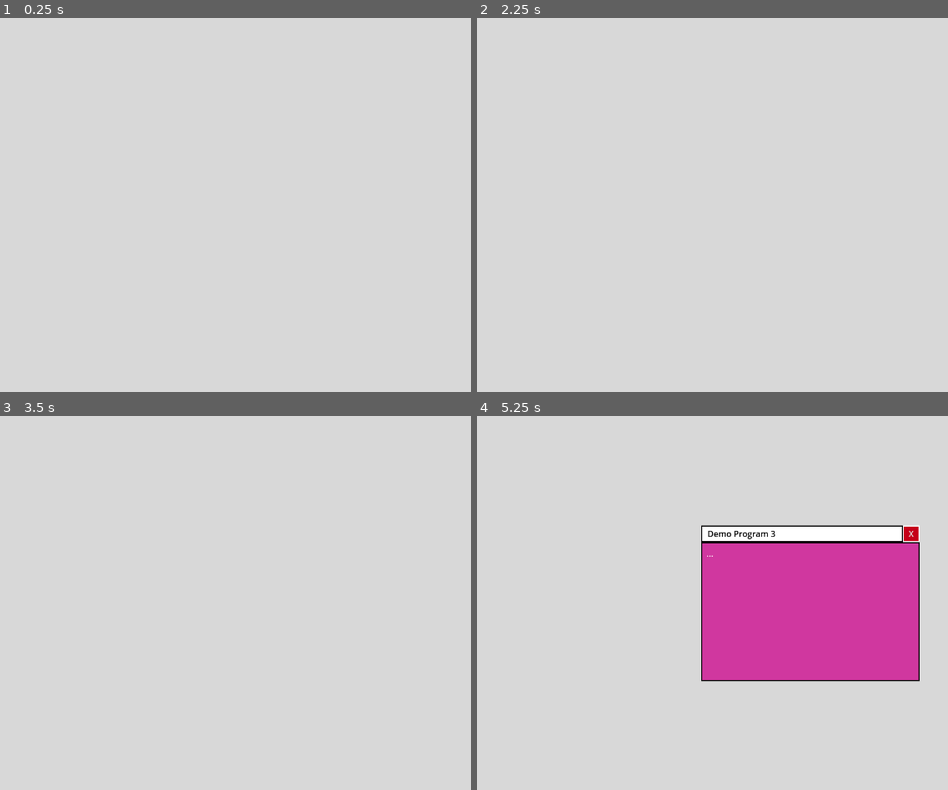
Above: before the commit, frames 1-4 (two rows, left to right).
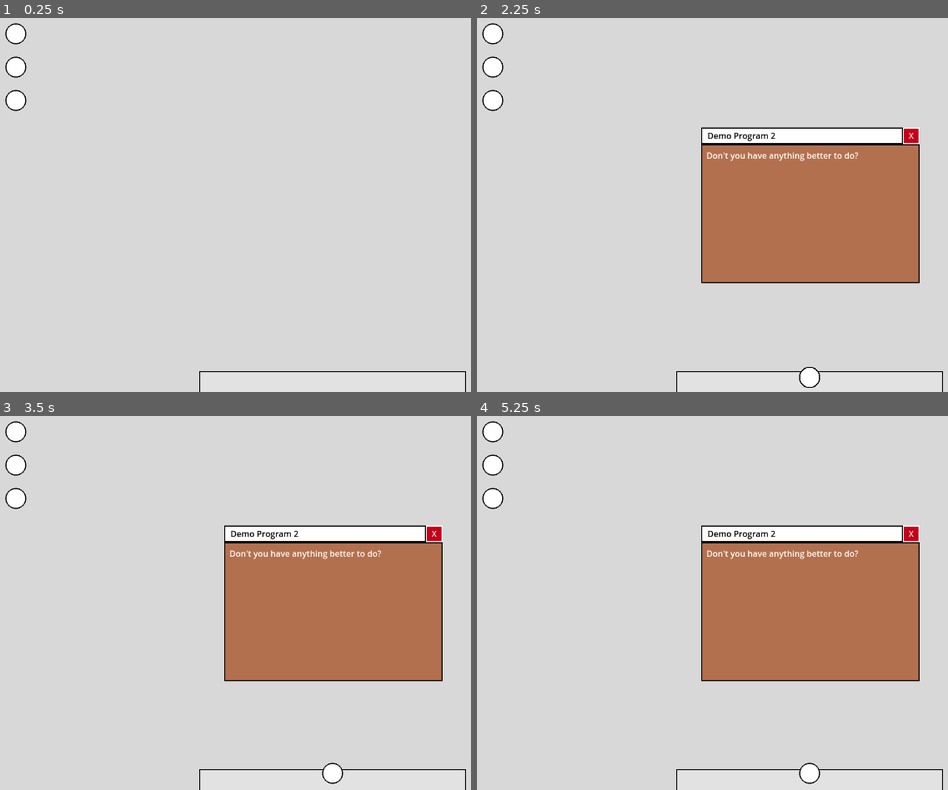
Above: after the commit, the same moments.

Repository: MunnChai/GMTKGameJam2025
Game: Godot game, scene res://desktop/desktop.tscn
Same seed, same stepped clock (60 frames per second), same inputs: the game is played once before the commit and once after it. The project has no main scene, so this scene is started directly.
Inputs (mouse positions are in pixels of both pictures, inside the frame that each line leads up to):
- Up to frame 1 (0.25 s): no input
- Up to frame 2 (2.25 s): click (491, 32) at 0.52 s; click (910, 133) at 1.25 s, where only the run after the commit has a clickable "X"; click (491, 32) at 2.02 s
- Up to frame 3 (3.5 s): click (334, 775) at 2.77 s
- Up to frame 4 (5.25 s): tap Enter at 3.5, 5 s; move the mouse to (outside the picture) at 3.52 s; hold Right mouse button (rmb) 3.53-4.28 s; tap Space at 4.25 s; move the mouse to (674, 621) at 4.27 s; click (674, 621) at 4.35 s; right-click (674, 621) at 4.55 s; move the mouse to (877, 520) at 5.02 s; hold Right mouse button (rmb) from 5.03 s (still down)

The runs differ from the first frame. In frame 1, 0.7% of the frame differs, in the area x 1-99%, y 1-100%; in frame 2, 20%; in frame 3, 20%; in frame 4, 18%.

Commit message:
Add shortcut icons and task bar

Diff:
--- a/game/gmtkgamejam2025/desktop/desktop.gd
+++ b/game/gmtkgamejam2025/desktop/desktop.gd
@@ -8,6 +8,10 @@
 ## - Your taskbar, and what there is
 ## - Other misc. desktop details
 ## ---
+
+## TODO:
+## - Make closing windows stay on top while playing close animation
+## - Add shadows to windows
 
 ## Registry of Window Program ID to PackedScene
 @export var window_packed_scenes: Dictionary[StringName, PackedScene]
@@ -25,14 +29,11 @@
 func _ready() -> void:
 	instance = self
 
+## When we press left mouse button, bring the hovered window to front
 func _input(event: InputEvent) -> void:
 	if event.is_action_pressed(&"lmb"):
 		if has_hovered_window():
 			bring_to_front(get_hovered_window())
-
-func _unhandled_input(event: InputEvent) -> void:
-	if event.is_action_pressed(&"rmb"):
-		execute(&"hello_world", {})
 
 #region GUI PROGRAM EXECUTION
 
@@ -40,9 +41,13 @@
 ## passing the specified param dictionary to the boot sequence
 ## Returns the window after execution
 func execute(id: StringName, args: Dictionary = {}) -> DesktopWindow:
+	## Make the window
 	var window: DesktopWindow = window_packed_scenes.get(id).instantiate()
 	%Windows.add_child(window)
+	## Boot!
 	window.boot(args)
+	## Add a task bar icon...
+	%TaskBar.add_task(window)
 	return window
 
 #endregion
@@ -98,6 +103,9 @@
 func close_window(window: DesktopWindow) -> void:
 	if not has_window(window) or window.is_closing:
 		return
+
+	%TaskBar.remove_task(window)
+
 	var index = get_index_of_window(window)
 	windows.erase(window)
 	window.close_self()
--- a/game/gmtkgamejam2025/desktop/desktop.tscn
+++ b/game/gmtkgamejam2025/desktop/desktop.tscn
@@ -1,7 +1,9 @@
-[gd_scene load_steps=3 format=3 uid="uid://baai2h5kog4i6"]
+[gd_scene load_steps=5 format=3 uid="uid://baai2h5kog4i6"]
 
 [ext_resource type="Script" uid="uid://cqjrvgo3y4e3h" path="res://desktop/desktop.gd" id="1_cg3fv"]
 [ext_resource type="PackedScene" uid="uid://lysrnk033b8v" path="res://desktop/window/test_window/test_window.tscn" id="2_87qqj"]
+[ext_resource type="PackedScene" uid="uid://bf2h01ok52xw4" path="res://desktop/shortcut_icon/shortcut_icon.tscn" id="3_py4qr"]
+[ext_resource type="PackedScene" uid="uid://bgj7bok1k4k1n" path="res://desktop/task_bar/task_bar.tscn" id="4_xkt3d"]
 
 [node name="Desktop" type="Node2D"]
 script = ExtResource("1_cg3fv")
@@ -9,22 +11,74 @@
 &"hello_world": ExtResource("2_87qqj")
 })
 
-[node name="DesktopBg" type="ColorRect" parent="."]
+[node name="CanvasLayer" type="CanvasLayer" parent="."]
+
+[node name="DesktopBg" type="ColorRect" parent="CanvasLayer"]
 anchors_preset = 8
 anchor_left = 0.5
 anchor_top = 0.5
 anchor_right = 0.5
 anchor_bottom = 0.5
-offset_left = -2500.0
-offset_top = -2500.0
-offset_right = 2500.0
-offset_bottom = 2500.0
+offset_left = -3140.0
+offset_top = -2860.0
+offset_right = 1860.0
+offset_bottom = 2140.0
 grow_horizontal = 2
 grow_vertical = 2
 mouse_filter = 2
 color = Color(0.845329, 0.845329, 0.845329, 1)
 
-[node name="Camera2D" type="Camera2D" parent="."]
+[node name="TaskBar" parent="CanvasLayer" instance=ExtResource("4_xkt3d")]
+unique_name_in_owner = true
+anchors_preset = 7
+anchor_left = 0.5
+anchor_top = 1.0
+anchor_right = 0.5
+anchor_bottom = 1.0
+grow_horizontal = 2
+grow_vertical = 0
 
-[node name="Windows" type="Node2D" parent="."]
+[node name="DesktopIcons" type="MarginContainer" parent="CanvasLayer"]
+anchors_preset = 15
+anchor_right = 1.0
+anchor_bottom = 1.0
+grow_horizontal = 2
+grow_vertical = 2
+mouse_filter = 2
+theme_override_constants/margin_left = 32
+theme_override_constants/margin_top = 32
+theme_override_constants/margin_right = 32
+theme_override_constants/margin_bottom = 32
+
+[node name="VBoxContainer" type="VBoxContainer" parent="CanvasLayer/DesktopIcons"]
+layout_mode = 2
+size_flags_horizontal = 0
+size_flags_vertical = 0
+mouse_filter = 2
+theme_override_constants/separation = 64
+
+[node name="ShortcutIcon" parent="CanvasLayer/DesktopIcons/VBoxContainer" instance=ExtResource("3_py4qr")]
+layout_mode = 2
+
+[node name="ShortcutIcon2" parent="CanvasLayer/DesktopIcons/VBoxContainer" instance=ExtResource("3_py4qr")]
+layout_mode = 2
+args = Dictionary[StringName, Variant]({
+&"text": "This was shortcut no. 2"
+})
+
+[node name="ShortcutIcon3" parent="CanvasLayer/DesktopIcons/VBoxContainer" instance=ExtResource("3_py4qr")]
+layout_mode = 2
+args = Dictionary[StringName, Variant]({
+&"color": Color(1, 1, 1, 1)
+})
+
+[node name="Windows" type="Control" parent="CanvasLayer"]
 unique_name_in_owner = true
+layout_mode = 3
+anchors_preset = 8
+anchor_left = 0.5
+anchor_top = 0.5
+anchor_right = 0.5
+anchor_bottom = 0.5
+grow_horizontal = 2
+grow_vertical = 2
--- /dev/null
+++ b/game/gmtkgamejam2025/desktop/shortcut_icon/shortcut_icon.gd
@@ -0,0 +1,44 @@
+class_name ShortcutIcon
+extends Control
+
+## ---
+## SHORTCUT ICON
+## A shortcut icon, that is either one of:
+## - Always opening a new instance of a given application
+## - Always maximizing a specific instance of a given application
+## - Opening if no instance, and going to the instance if there is
+## ---
+
+enum IconType {
+	BOOT_NEW,
+	INSTANCE,
+	BOOT_AND_INSTANCE,
+}
+
+@export var app_id: StringName = &"hello_world"
+@export var type: IconType = IconType.BOOT_NEW
+@export var args: Dictionary[StringName, Variant]
+var window_instance: DesktopWindow
+
+func _ready() -> void:
+	%Button.pressed.connect(_on_pressed)
+
+func _on_pressed() -> void:
+	trigger()
+
+## Trigger this shortcut
+func trigger() -> void:
+	match type:
+		IconType.BOOT_NEW:
+			if Desktop.is_instanced():
+				Desktop.instance.execute(app_id, args) ## TODO: How to supply arguments?
+		IconType.INSTANCE:
+			if window_instance:
+				if Desktop.is_instanced():
+					Desktop.instance.bring_to_front(window_instance)
+		IconType.BOOT_AND_INSTANCE:
+			if Desktop.is_instanced():
+				if not window_instance:
+					window_instance = Desktop.instance.execute(app_id, args)
+				else:
+					Desktop.instance.bring_to_front(window_instance)
--- /dev/null
+++ b/game/gmtkgamejam2025/desktop/shortcut_icon/shortcut_icon.tscn
@@ -0,0 +1,62 @@
+[gd_scene load_steps=9 format=3 uid="uid://bf2h01ok52xw4"]
+
+[ext_resource type="Script" uid="uid://baqi0xt5imkpu" path="res://desktop/shortcut_icon/shortcut_icon.gd" id="1_npcrg"]
+
+[sub_resource type="StyleBoxFlat" id="StyleBoxFlat_npcrg"]
+bg_color = Color(1, 1, 1, 1)
+border_width_left = 2
+border_width_top = 2
+border_width_right = 2
+border_width_bottom = 2
+border_color = Color(0, 0, 0, 1)
+corner_radius_top_left = 1000
+corner_radius_top_right = 1000
+corner_radius_bottom_right = 1000
+corner_radius_bottom_left = 1000
+anti_aliasing = false
+
+[sub_resource type="StyleBoxEmpty" id="StyleBoxEmpty_npcrg"]
+
+[sub_resource type="StyleBoxEmpty" id="StyleBoxEmpty_ylw04"]
+
+[sub_resource type="StyleBoxEmpty" id="StyleBoxEmpty_5ky6a"]
+
+[sub_resource type="StyleBoxEmpty" id="StyleBoxEmpty_s17x7"]
+
+[sub_resource type="StyleBoxEmpty" id="StyleBoxEmpty_ikcii"]
+
+[sub_resource type="StyleBoxEmpty" id="StyleBoxEmpty_2guql"]
+
+[node name="ShortcutIcon" type="Control"]
+layout_mode = 3
+anchors_preset = 0
+script = ExtResource("1_npcrg")
+
+[node name="Panel" type="PanelContainer" parent="."]
+layout_mode = 1
+anchors_preset = 8
+anchor_left = 0.5
+anchor_top = 0.5
+anchor_right = 0.5
+anchor_bottom = 0.5
+offset_left = -20.0
+offset_top = -20.0
+offset_right = 20.0
+offset_bottom = 20.0
+grow_horizontal = 2
+grow_vertical = 2
+mouse_filter = 2
+theme_override_styles/panel = SubResource("StyleBoxFlat_npcrg")
+
+[node name="Button" type="Button" parent="Panel"]
+unique_name_in_owner = true
+texture_filter = 1
+layout_mode = 2
+mouse_default_cursor_shape = 2
+theme_override_styles/focus = SubResource("StyleBoxEmpty_npcrg")
+theme_override_styles/disabled = SubResource("StyleBoxEmpty_ylw04")
+theme_override_styles/hover_pressed = SubResource("StyleBoxEmpty_5ky6a")
+theme_override_styles/hover = SubResource("StyleBoxEmpty_s17x7")
+theme_override_styles/pressed = SubResource("StyleBoxEmpty_ikcii")
+theme_override_styles/normal = SubResource("StyleBoxEmpty_2guql")
+flat = true
--- /dev/null
+++ b/game/gmtkgamejam2025/desktop/task_bar/task_bar.gd
@@ -0,0 +1,56 @@
+class_name TaskBar
+extends Control
+
+## ---
+## TASK BAR
+## The task bar at the bottom of the desktop
+## ---
+
+const ICON_SPACING := 48.0
+
+var window_dict: Dictionary[DesktopWindow, ShortcutIcon]
+var shortcuts: Array[ShortcutIcon]
+
+## Add a new task bar icon for the window, if it doesn't already exist
+func add_task(window: DesktopWindow) -> void:
+	if window_dict.has(window):
+		return
+
+	var shortcut := create_task_bar_shortcut()
+	shortcut.window_instance = window
+
+	window_dict.set(window, shortcut)
+	shortcuts.append(shortcut)
+
+	_arrange_icons()
+
+## Remove the task bar icon for the window, if it exists
+func remove_task(window: DesktopWindow) -> void:
+	if not window_dict.has(window):
+		return
+
+	var shortcut: ShortcutIcon = window_dict.get(window)
+	shortcuts.erase(shortcut)
+	window_dict.erase(window)
+
+	shortcut.queue_free()
+
+	_arrange_icons()
+
+## Create a task bar shortcut for instances of programs
+const SHORTCUT_ICON = preload("res://desktop/shortcut_icon/shortcut_icon.tscn")
+func create_task_bar_shortcut() -> ShortcutIcon:
+	var new_shortcut_icon := SHORTCUT_ICON.instantiate()
+	add_child(new_shortcut_icon)
+	new_shortcut_icon.type = ShortcutIcon.IconType.INSTANCE
+	return new_shortcut_icon
+
+## Arrange icons with offset in between
+func _arrange_icons() -> void:
+	var i = 0
+	for icon in shortcuts:
+		var offset := (float(i) - (shortcuts.size() / 2.0) + 0.5) * ICON_SPACING
+		TweenUtil.whoosh(icon, Vector2(offset, -32))
+		TweenUtil.pop_delta(icon, Vector2(0.2, 0.2), 0.5)
+		#icon.position = Vector2(offset, -32)
+		i += 1
--- /dev/null
+++ b/game/gmtkgamejam2025/desktop/task_bar/task_bar.tscn
@@ -0,0 +1,30 @@
+[gd_scene load_steps=3 format=3 uid="uid://bgj7bok1k4k1n"]
+
+[ext_resource type="Script" uid="uid://bcn0ybr3x7jsh" path="res://desktop/task_bar/task_bar.gd" id="1_jxr6l"]
+
+[sub_resource type="StyleBoxFlat" id="StyleBoxFlat_q02vw"]
+bg_color = Color(0.886262, 0.886261, 0.886262, 1)
+border_width_left = 2
+border_width_top = 2
+border_width_right = 2
+border_color = Color(0, 0, 0, 1)
+
+[node name="TaskBar" type="Control"]
+layout_mode = 3
+anchors_preset = 0
+script = ExtResource("1_jxr6l")
+
+[node name="PanelContainer" type="PanelContainer" parent="."]
+layout_mode = 1
+anchors_preset = 7
+anchor_left = 0.5
+anchor_top = 1.0
+anchor_right = 0.5
+anchor_bottom = 1.0
+offset_left = -256.0
+offset_top = -40.0
+offset_right = 256.0
+grow_horizontal = 2
+grow_vertical = 0
+mouse_filter = 2
+theme_override_styles/panel = SubResource("StyleBoxFlat_q02vw")
--- a/game/gmtkgamejam2025/desktop/window/desktop_window.gd
+++ b/game/gmtkgamejam2025/desktop/window/desktop_window.gd
@@ -141,8 +141,8 @@
 	position = constrain_position(position, get_viewport_rect().size / -2.0, get_viewport_rect().size / 2.0)
 	target_pos = constrain_position(target_pos, get_viewport_rect().size / -2.0, get_viewport_rect().size / 2.0)
 
-func center_window_to(global_pos: Vector2) -> void:
-	global_position = Vector2(global_pos.x - (size.x / 2.0), global_pos.y - (size.y / 2.0))
+func center_window_to(local_pos: Vector2) -> void:
+	position = Vector2(local_pos.x - (size.x / 2.0), local_pos.y - (size.y / 2.0))
 	target_pos = position
 	constrain_to_viewport()
 
Not shown, added: game/gmtkgamejam2025/desktop/shortcut_icon/shortcut_icon.gd.uid
Not shown, added: game/gmtkgamejam2025/desktop/task_bar/task_bar.gd.uid
